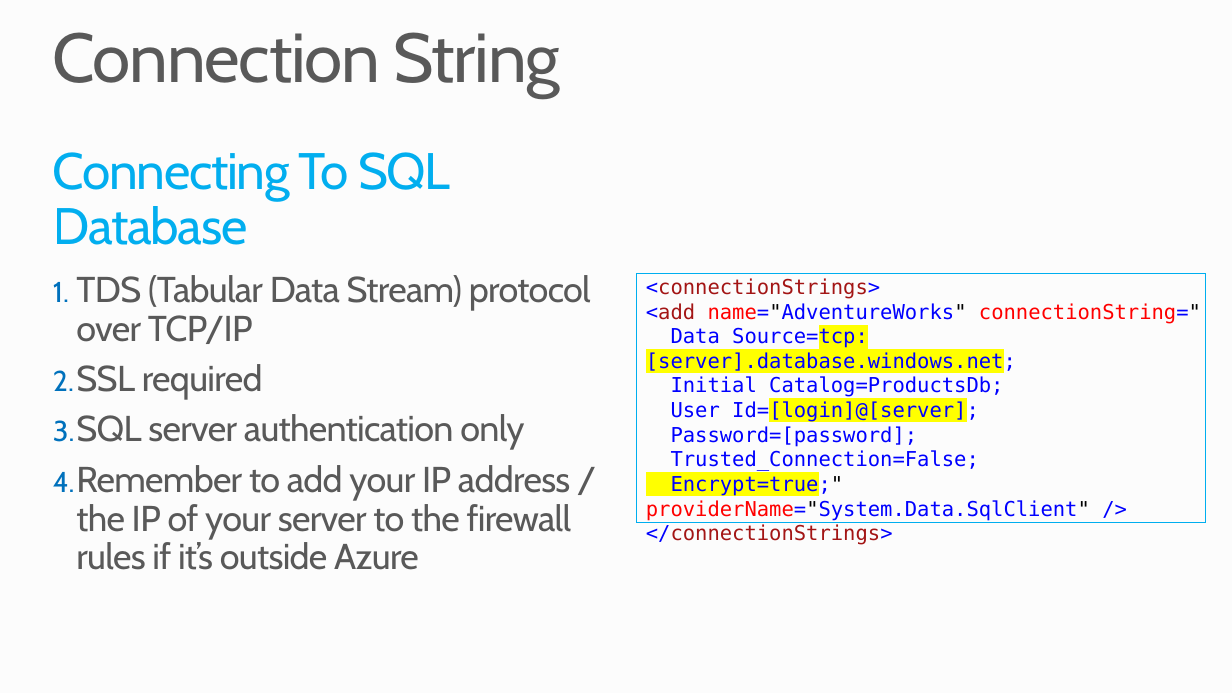
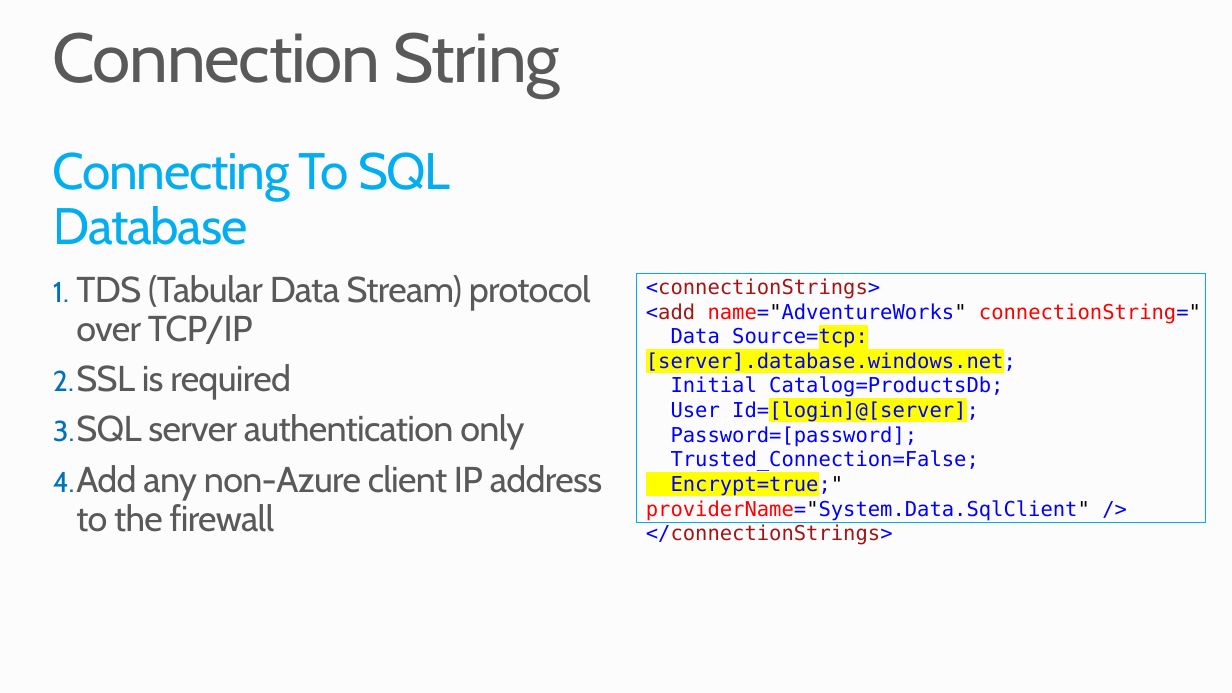
Before and after one commit to robdmoore/SQLAzureTransientDemo, a slide deck: slide 8 of Presentation.pptx (slide 20 before the commit). Drawn at 1232x693 pixels with LibreOffice and Linux fonts; fonts in the diff are those of the drawing; background and template pictures are left out. Boxes give left, top, right and bottom in pixels: in the first picture for what was removed or moved away, otherwise in the second. Text is boxed around its words. In the diff, an @@ line names an element or a change of style, - is before the commit and + after.

```diff
--- a/Presentation.pptx
+++ b/Presentation.pptx
@@ text at [76,364,291,400]: text changed @@
-  2. SSL required
+  2. SSL is required
@@ text at [76,465,602,532]: text changed @@
-  4. Remember to add your IP address / the IP of your server to the firewall rules if it’s outside Azure
+  4. Add any non-Azure client IP address to the firewall
```
Also in this commit, not shown: 8 other slides changed, 15 slides added, 11 slides removed.
